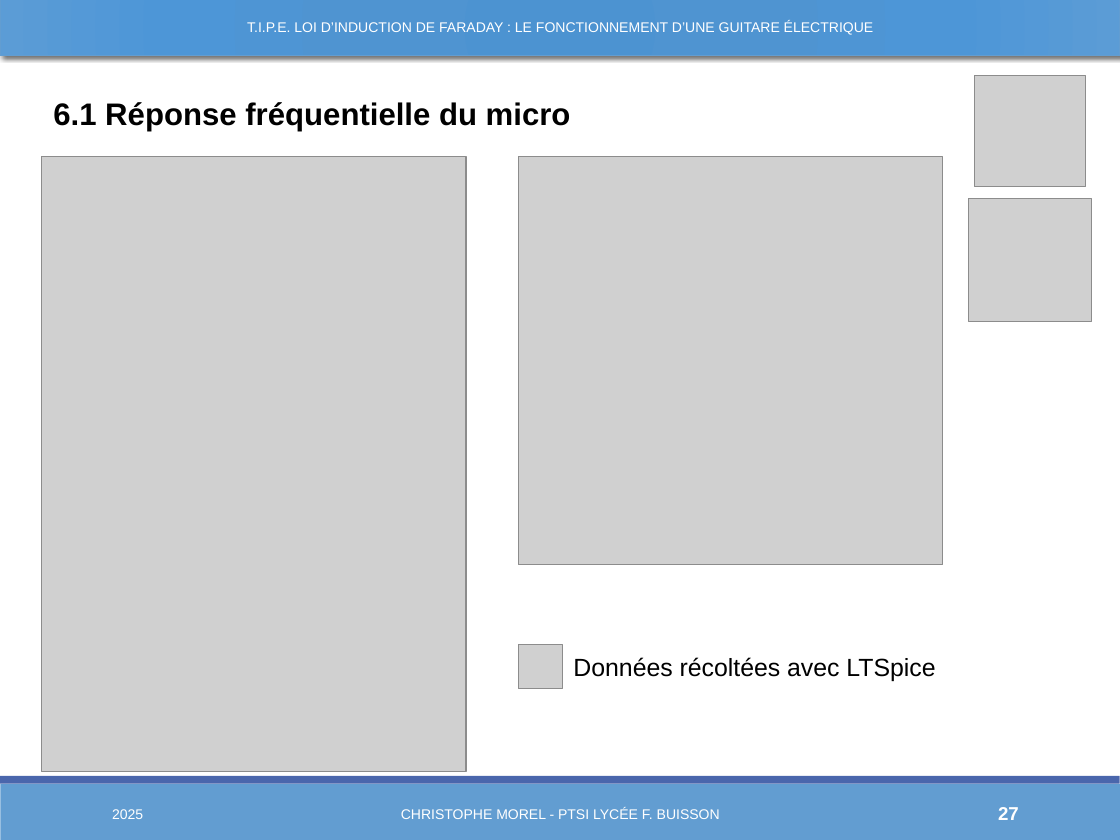
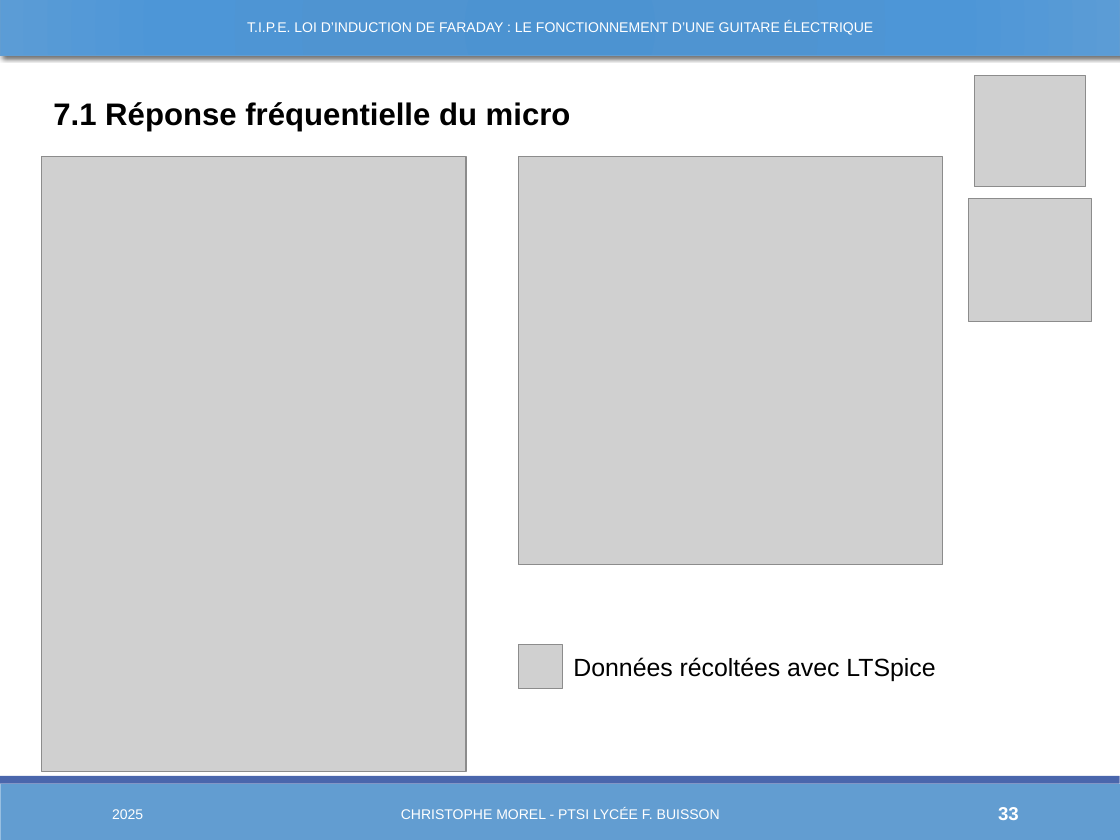
Before and after one commit to Chrismorel7/TIPE---Micro_guitare_elec, a slide deck: slide 33 of Views/Decembre.pptx (slide 27 before the commit). Drawn at 1120x840 pixels with LibreOffice and Linux fonts; fonts in the diff are those of the drawing; grey boxes stand for pictures. Boxes give left, top, right and bottom in pixels: in the first picture for what was removed or moved away, otherwise in the second. Text is boxed around its words. In the diff, an @@ line names an element or a change of style, - is before the commit and + after.

```diff
--- a/Views/Decembre.pptx
+++ b/Views/Decembre.pptx
@@ text at (53,102,571,131): text changed @@
-6.1 Réponse fréquentielle du micro
+7.1 Réponse fréquentielle du micro
@@ page number at (998,807,1019,820): text changed @@
-27
+33
```
Also in this commit, not shown: 18 other slides changed, 6 slides added, 22 other files.
